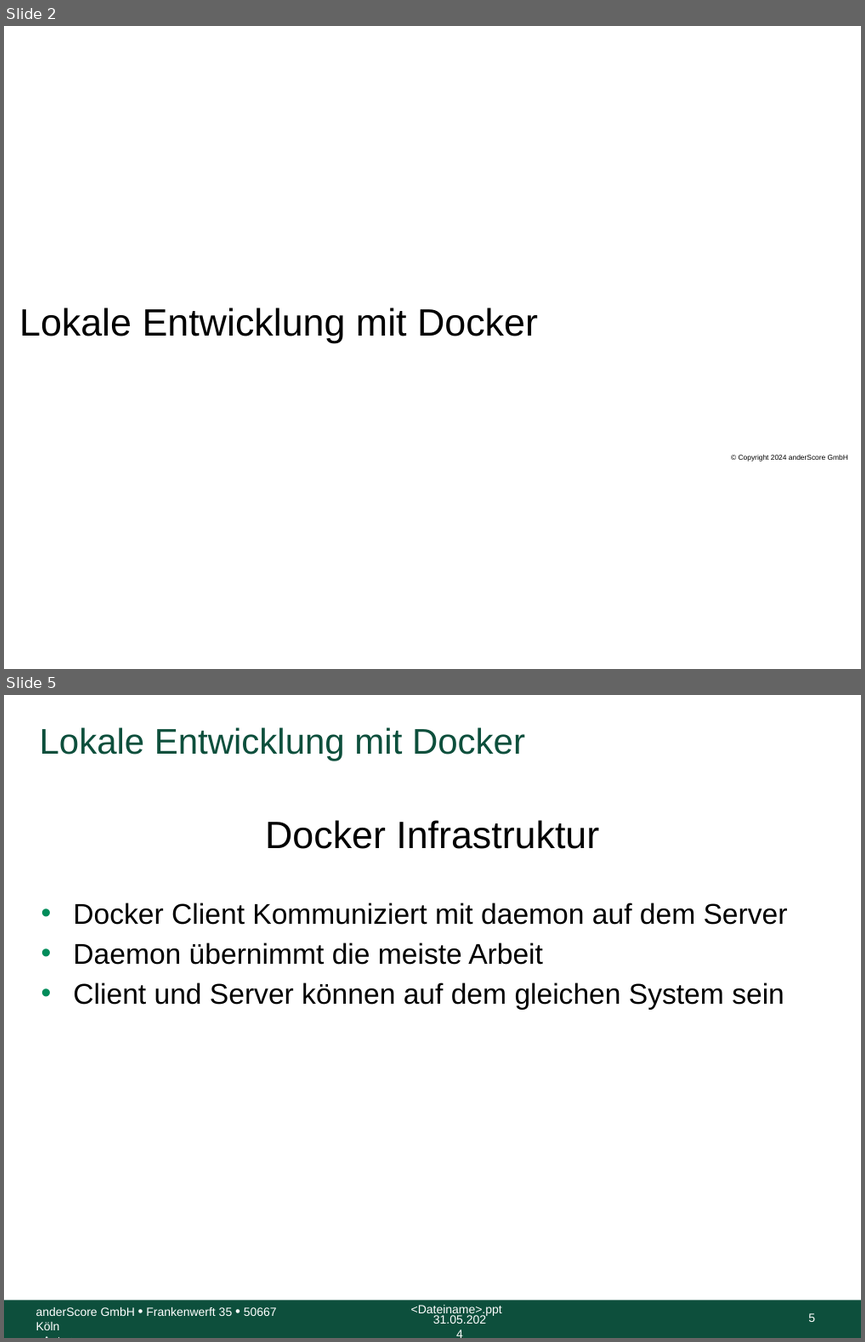
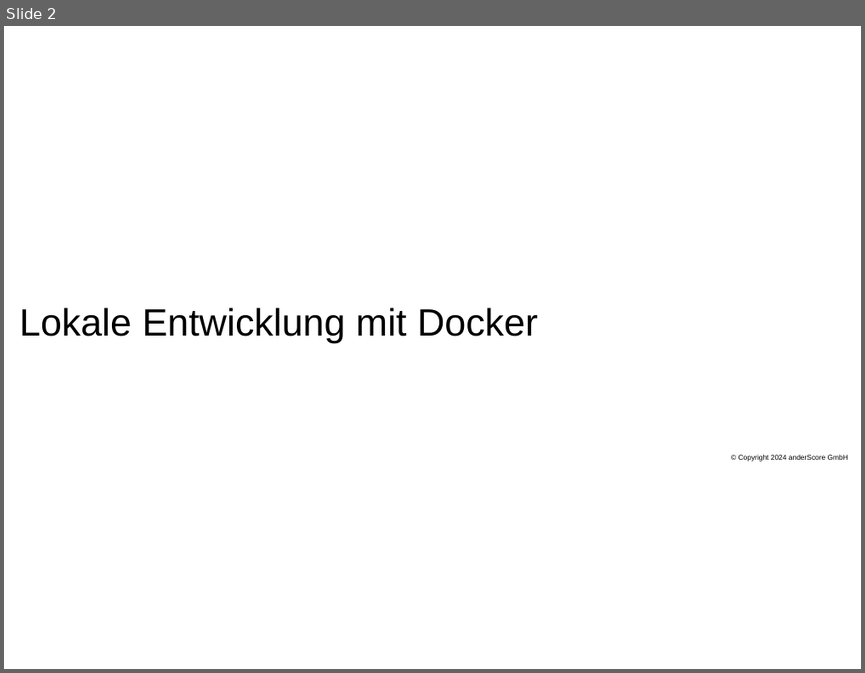
Before and after one commit to anderscore-gmbh/gitlab, a slide deck: slides/Tag-3_1-Docker.pptx. Shown one above the other, each under a label of ours: slides 2 and 5 before the commit, slide 2 after it; the slides between them are not shown. The pictures are 865x1342 and 865x673 pixels, drawn with LibreOffice and Linux fonts; fonts in the diff are those of the drawing; background and template pictures are left out. Boxes give left, top, right and bottom in pixels: in the first picture for what was removed or moved away, otherwise in the second. Text is boxed around its words. In the diff, an @@ line names an element or a change of style, - is before the commit and + after.

Commit message:
Docker Registry Deployment Strategien

```diff
--- a/slides/Tag-3_1-Docker.pptx
+++ b/slides/Tag-3_1-Docker.pptx
@@ slide 5 removed at [4,695,861,1338], background #FFFFFF @@
@@ title removed at [40,727,525,760] @@
-Lokale Entwicklung mit Docker
@@ text removed at [265,820,599,849] @@
-Docker Infrastruktur
@@ text removed at [73,902,788,1009] @@
-• Docker Client Kommuniziert mit daemon auf dem Server
-• Daemon übernimmt die meiste Arbeit
-• Client und Server können auf dem gleichen System sein
@@ rectangle removed at [4,1300,861,1338] @@
@@ text removed at [411,1304,502,1315] @@
-<Dateiname>.ppt
@@ text removed at [36,1307,277,1330] @@
-anderScore GmbH • Frankenwerft 35 • 50667 Köln
-<Autor>
@@ text removed at [433,1315,486,1323] @@
-31.05.2024
@@ page number removed at [808,1313,815,1321] @@
-5
```
Also in this commit, not shown: 15 slides changed, 8 slides added, 1 other slide removed, 5 other files.
